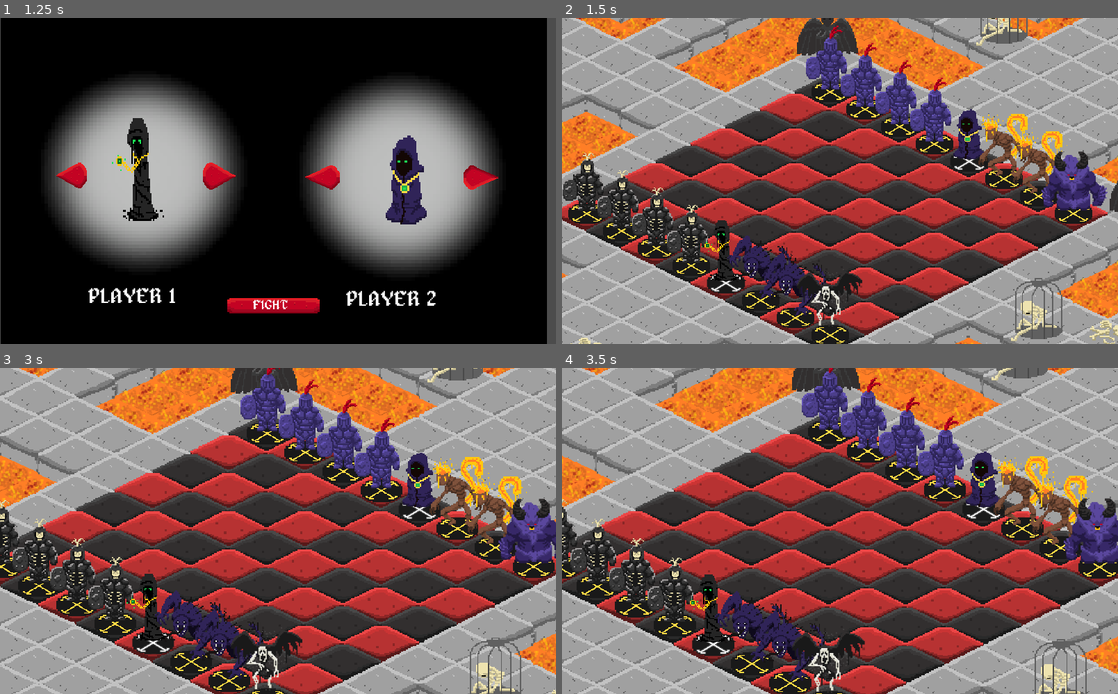
Above: before the commit, frames 1-4 (two rows, left to right).
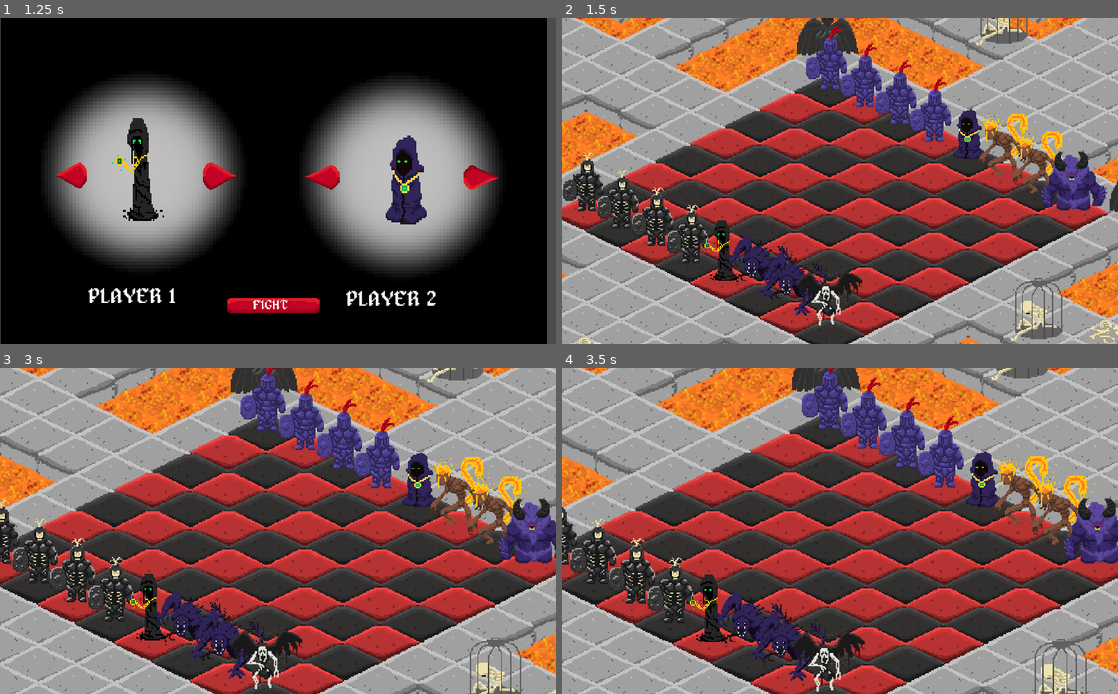
Above: after the commit, the same moments.

Repository: NicoRuedaA/Isometric_Godot
Game: Godot game, scene res://Escena/Olaia/HUD_PRINCIPAL.tscn
Two runs of this game, one before a commit and one after it. Both use one fixed random seed, a clock stepped at 60 frames per second and the inputs below.
Inputs (mouse positions are in pixels of both pictures, inside the frame that each line leads up to):
- Up to frame 1 (1.25 s): click "Play" at 0.5 s
- Up to frame 2 (1.5 s): click (834, 304) at 1.25 s
- Up to frame 3 (3 s): tap Enter at 2 s; move the mouse to (400, 514) at 2.02 s; press the mouse at (400, 514) at 2.03 s; tap Space at 2.75 s; move the mouse to (166, 547) at 2.77 s; release the mouse at (166, 547) at 2.78 s; tap Mouse wheel up (zoom_in) at 2.85 s; click (166, 547) at 2.92 s
- Up to frame 4 (3.5 s): no input

Frame 1 is identical in both runs. In frame 2, 4.1% of the frame differs, in the area x 1-96%, y 19-100%; in frame 3, 4.5%; in frame 4, 4.5%, in the area x 0-100%, y 16-100%.
Error after the commit: Invalid get index 'P1_NORMAL' (on base: 'Nil'). (res://Script/actor.gd:44)

Commit message:
refactor: eliminar números mágicos de los tiles introduciendo enums descriptivos

Diff:
--- a/Script/Grid_father.gd
+++ b/Script/Grid_father.gd
@@ -1,7 +1,16 @@
 extends TileMap
 
-
-enum {EMPTY=-1, MOVEMENT=0, ATTACK}
+enum {
+	EMPTY = -1,
+	MOVEMENT = 0,
+	ATTACK = 1,
+	CLICKED_NORMAL = 2,
+	P1_NORMAL = 3,
+	P2_NORMAL = 4,
+	P2_BOSS = 14,
+	P1_BOSS = 15,
+	CLICKED_BOSS = 16
+}
 
 func print_cell(cell,tile):
 	set_cellv(cell, tile)
--- a/Script/actor.gd
+++ b/Script/actor.gd
@@ -41,9 +41,9 @@
 	m_attacking = false
 
 	if(!is_boss):
-		m_cell_player = 3 if team == 1 else 4
+		m_cell_player = Grid.P1_NORMAL if team == 1 else Grid.P2_NORMAL
 	else:
-		m_cell_player = 15 if team == 1 else 14
+		m_cell_player = Grid.P1_BOSS if team == 1 else Grid.P2_BOSS
 	m_actual_attack=habilities_tree.m_habilities[0]
 
 
@@ -73,9 +73,9 @@
 	m_is_clicked = true
 	Grid.prepare_movement(self)
 	if(!is_boss):
-		Grid.print_cell(m_actual_cell, 2)
+		Grid.print_cell(m_actual_cell, Grid.CLICKED_NORMAL)
 	else:
-		Grid.print_cell(m_actual_cell, 16)
+		Grid.print_cell(m_actual_cell, Grid.CLICKED_BOSS)
 
 
 func get_damage(hab):
--- a/Script/grid.gd
+++ b/Script/grid.gd
@@ -65,11 +65,11 @@
 
 
 func prepare_movement(pawn):
-	draw_range(pawn.m_move_range , world_to_map(pawn.position), 0)
+	draw_range(pawn.m_move_range , world_to_map(pawn.position), MOVEMENT)
 
 func prepare_attack(pawn, hability):
 	draw_range(pawn.m_move_range, world_to_map(pawn.position), EMPTY)
-	draw_range(hability.hability_range, world_to_map(pawn.position), 1)
+	draw_range(hability.hability_range, world_to_map(pawn.position), ATTACK)
 	pawn.m_is_clicked=true
 
 
@@ -227,7 +227,7 @@
 			cell_target = Vector2(actual_cell.x - x, actual_cell.y + y)
 			cell_target_type = tablero.get_cellv(cell_target)
 			#cell_target_type != -1 and
-			if(cell_target_type==0 or cell_target_type==1):
+			if(cell_target_type==MOVEMENT or cell_target_type==ATTACK):
 				ranges.print_cell(cell_target, tile)
 
 			y-=1
